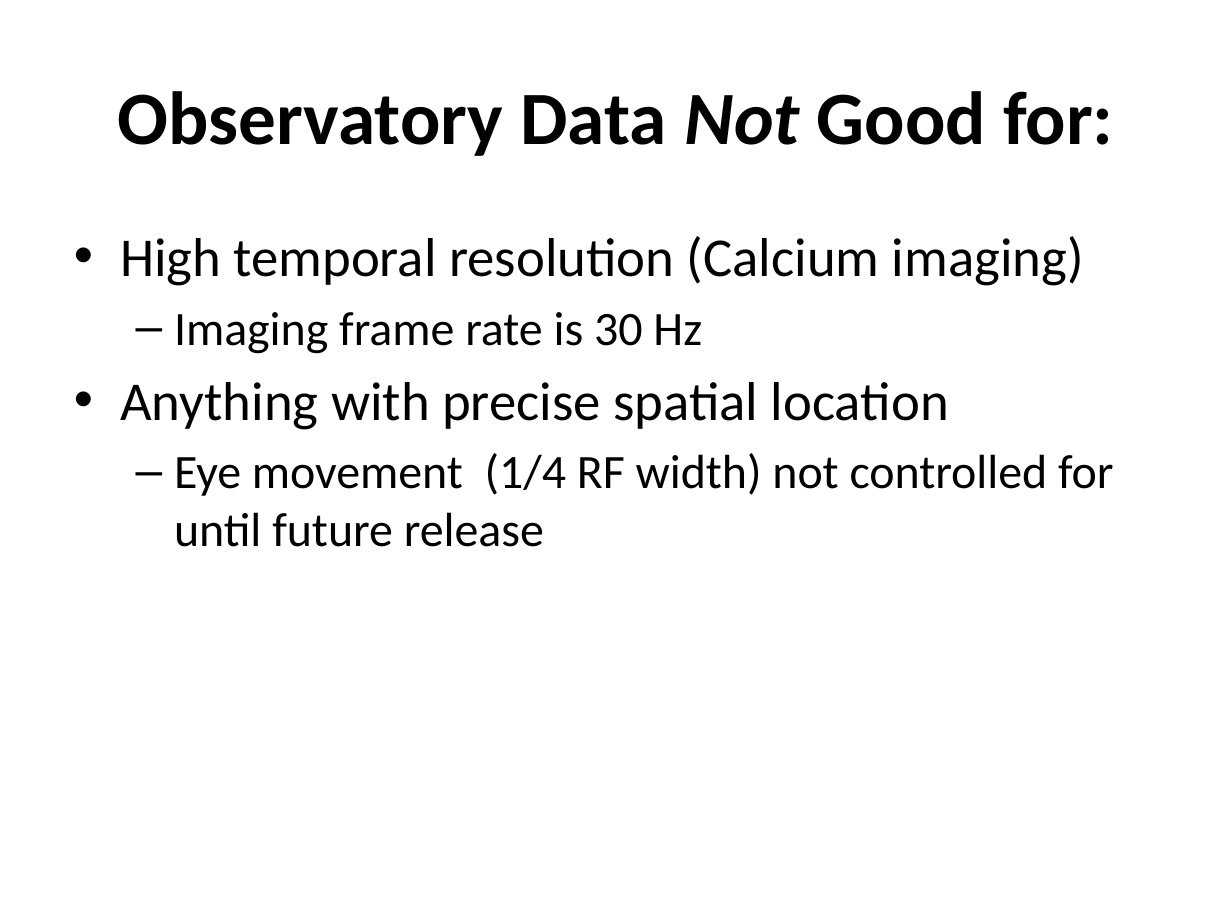
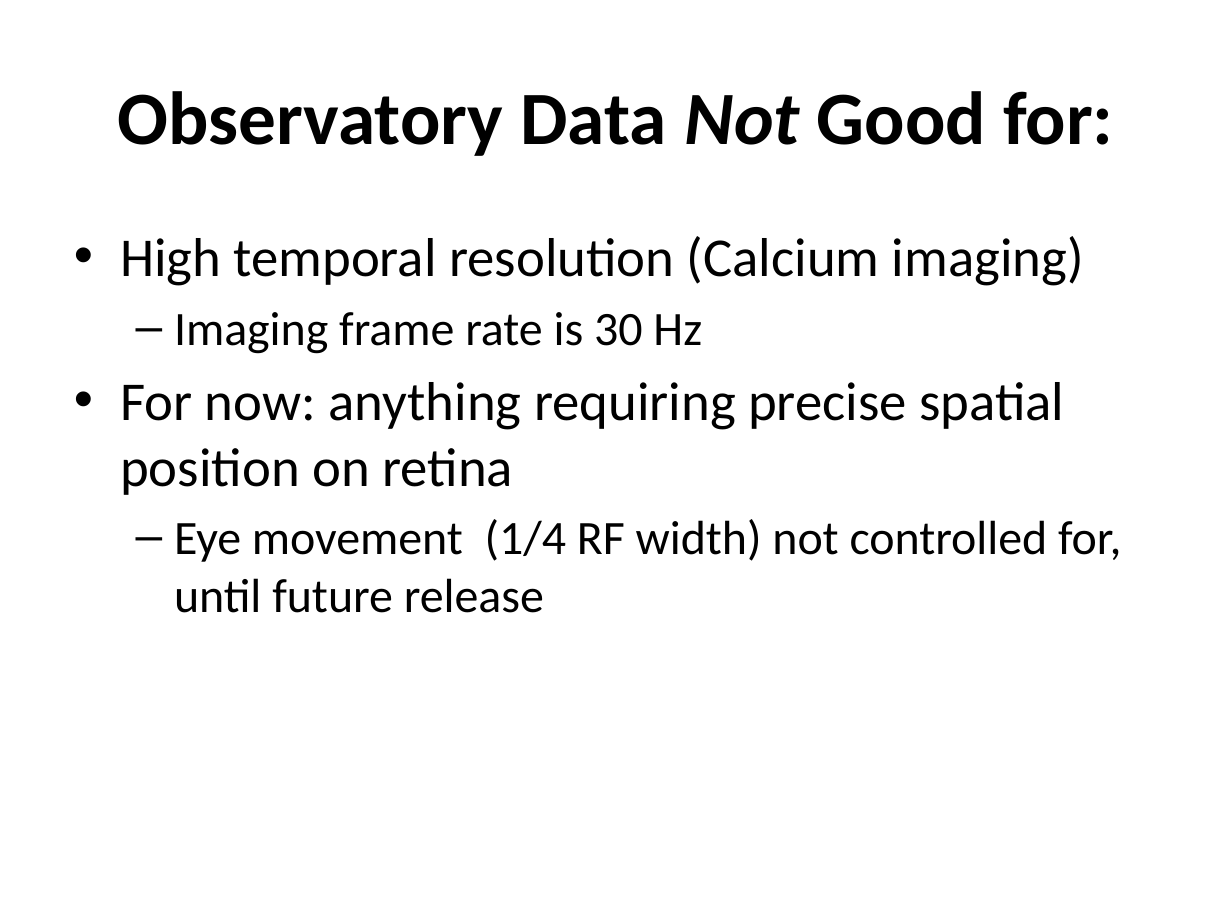
Before and after one commit to geffenlab/CNI-JC, a slide deck: slide 19 of Allen_Brain_Observatory_Dataset.pptx. Drawn at 1232x924 pixels with LibreOffice and Linux fonts; fonts in the diff are those of the drawing. Boxes give left, top, right and bottom in pixels: in the first picture for what was removed or moved away, otherwise in the second. Text is boxed around its words. In the diff, an @@ line names an element or a change of style, - is before the commit and + after.

Commit message:
minor changes

```diff
--- a/Allen_Brain_Observatory_Dataset.pptx
+++ b/Allen_Brain_Observatory_Dataset.pptx
@@ text at box(120, 382, 1121, 613): text changed @@
-• Anything with precise spatial location
-  – Eye movement (1/4 RF width) not controlled for until future release
+• For now: anything requiring precise spatial position on retina
+  – Eye movement (1/4 RF width) not controlled for, until future release
```
Also in this commit, not shown: 4 other slides changed.
